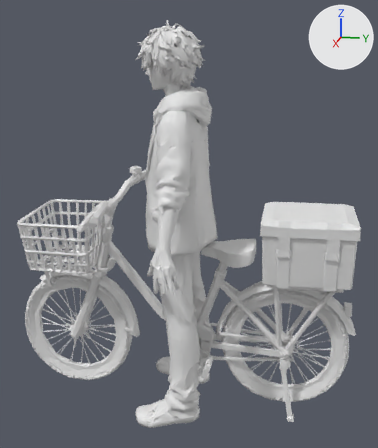
The glTF model haengin1/concept/art/3d/anim/bike/siwoo_bike_startstop.glb as it was, and as the next commit left it.
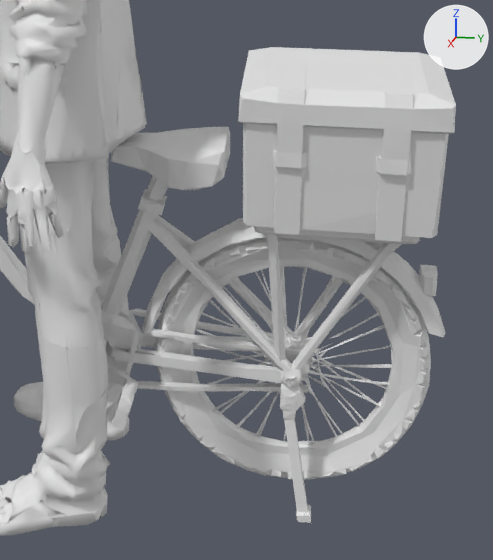
Each version is shown whole from a 50 mm camera at (2.286, 0.493, 1.448) aimed at (0.063, 0.048, 0.892), then close up on the part from 40% to 100% of the width and 40% to 98% of the height. The lights are fixed; the arrows at upper right show +X, +Y and +Z. The older version's two pictures come first. Materials are left out; every surface is plain grey. Where no turn or scale is listed for an object, it has been applied to the vertices. Vertices at exactly the same position are counted once.

Names of what the first close-up shows: 'Body_LOD2', 'Crank', 'Frame', 'WheelR'.
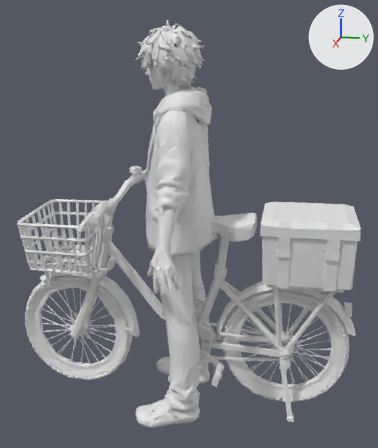
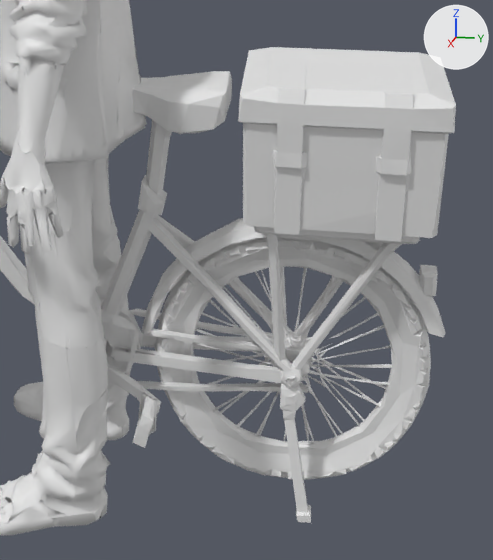
Boxes [x1, y1, x2, y2] around the edits, measured in the close-ups (493 x 560 px; the box of a moved part takes in the faces that stretch with it):
'Crank', reshaped (51% wider, 13% taller)
    before: [100, 299, 140, 431]
    after: [100, 299, 161, 448]
part 1 of me_frame, moved or reshaped
    before: [153, 196, 167, 215]
    after: [153, 191, 167, 215]
part 2 of me_frame, moved or reshaped
    before: [140, 182, 163, 214]
    after: [139, 132, 165, 214]
part 3 of me_frame, moved or reshaped
    before: [138, 176, 165, 208]
    after: [138, 123, 164, 208]
part 4 of me_frame, moved or reshaped (mostly hidden before)
    before: [158, 185, 168, 201]
    after: [157, 131, 172, 195]
part 5 of me_frame, moved or reshaped
    before: [153, 177, 164, 201]
    after: [152, 120, 183, 193]
part 6 of me_frame, moved or reshaped
    before: [111, 127, 230, 190]
    after: [132, 71, 232, 134]
part 7 of me_crank, added
    after: [133, 396, 158, 448]
part 8 of me_crank, cut back
    before: [108, 367, 139, 431]
    after: [108, 367, 161, 435]

What the commit changed:
me_frame has 3612 vertices, 7252 faces and spans x -0.27..0.49, y -0.8..0.8, z -0.01..1.12.
me_frame is used by ob_frame; location (0.0, 0.0, 0.0).
me_frame part 1: 6 of the vertices in x 0.04..0.09, y 0.19..0.22, z 0.68 are moved by (0.0, 0.0, 0.01).
me_frame part 2: all 3 vertices in x 0.06..0.1, y 0.19, z 0.68..0.69 are moved by (0.0, 0.0, 0.02).
me_frame part 3: all 3 vertices in x 0.05..0.09, y 0.17..0.18, z 0.69 are moved by (0.0, 0.0, 0.03).
me_frame part 4: the 1 vertex in x 0.08, y 0.23, z 0.72 is moved by (0.01, 0.0, 0.1).
me_frame part 5: 5 of the vertices in x 0.05..0.1, y 0.2..0.25, z 0.72..0.73 are moved by (0.01, 0.0, 0.11).
me_frame part 6: 101 of the vertices in x -0.01..0.17, y 0.1..0.35, z 0.73..0.83 are moved by (0.01, 0.0, 0.12).
me_crank is used by ob_crank; parent ob_crankpivot; location (0.0, 0.0, 0.0); rotation (1.571, 0.0, 0.0), in degrees (90, 0, 0).
me_crank had 195 vertices, 322 faces and spanned x -0.164..0.163, y -0.109..0.107, z -0.15..0.093.
me_crank now has 218 vertices, 322 faces and spans x -0.164..0.163, y -0.173..0.172, z -0.15..0.114.
me_crank part 7: a new loose piece of 26 vertices spanning x 0.083..0.163, y -0.159..-0.13, z 0.027..0.109.
Part 8, on me_crank:
26 vertices are removed from x 0.083..0.163, y -0.106..-0.078, z 0.002..0.084.
54 faces are deleted.
8 vertices move from x 0.062..0.085, y -0.109..-0.082, z 0.022..0.048 to x 0.062..0.085, y -0.167..-0.128, z 0.046..0.073.
12 vertices are added at x 0.083..0.103, y -0.173..-0.118, z 0.02..0.114.
16 new faces join them.
Other edits to the shape of me_crank do not show in these pictures.
